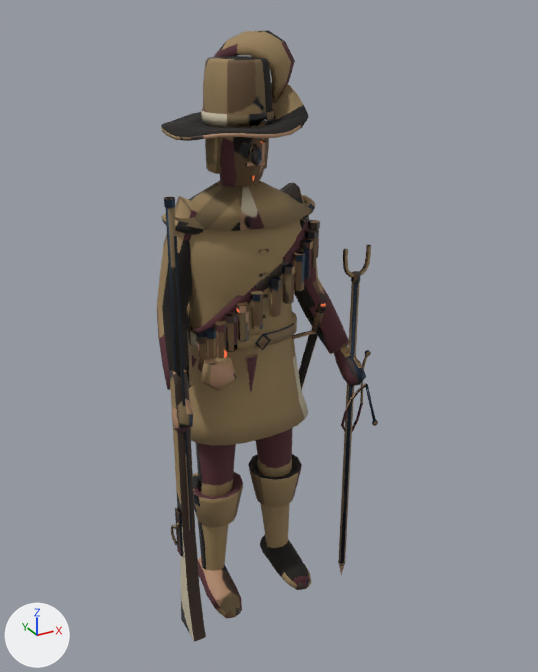
Two versions of the Blender file Assets/Models/ArtBible/Enemies/Powder/Musketeer/Musketeer.blend, one commit apart.
Rendered twice from a 50 mm camera at (-1.037, -2.073, 2.026) aimed at (0.084, -0.034, 1.007). Arrows for +X, +Y and +Z are at lower left; the lights stay in place. The first picture is the older version.

In view in the first picture: 'Musketeer'.
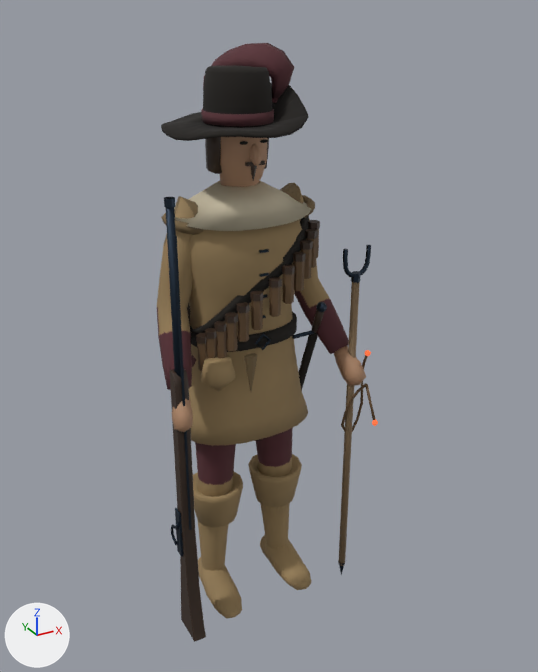
Edits to the scene script, one JSON object a line:
```json
{"block": "me_musketeer", "where": "# used by ob_musketeer; location = (0.0, 0.0, 0.0)"}
{"op": "remove", "block": "me_musketeer", "code": "me_musketeer.from_pydata(...)  # 2847 vertices, 2611 faces; spans x -0.34..0.38, y -0.32..0.3, z 0.0..1.97"}
{"op": "add", "block": "me_musketeer", "code": "me_musketeer.from_pydata(...)  # 2847 vertices, 2611 faces; spans x -0.34..0.38, y -0.32..0.3, z 0.0..1.93"}
{"block": "me_musketeer", "change": "me_musketeer part 1"}
{"block": "me_musketeer", "change": "3 vertices are removed from x 0.06..0.09, y -0.05..-0.03, z 1.83..1.89"}
{"block": "me_musketeer", "change": "16 faces are deleted"}
{"block": "me_musketeer", "change": "56 vertices in x -0.1..0.15, y -0.1..0.17, z 1.82..1.91 move by (0.0, 0.0, -0.02)"}
{"block": "me_musketeer", "change": "18 vertices in x -0.02..0.15, y -0.05..0.13, z 1.89..1.96 move by (0.0, 0.0, -0.03)"}
{"block": "me_musketeer", "change": "6 vertices in x 0.0..0.17, y -0.04..0.16, z 1.82..1.89 move by (0.0, 0.0, -0.01)"}
{"block": "me_musketeer", "change": "7 vertices move from x 0.08..0.13, y -0.03..0.03, z 1.83..1.97 to x 0.06..0.12, y -0.05..0.04, z 1.82..1.93"}
{"block": "me_musketeer", "change": "3 vertices are added at (0.09, -0.03, 1.8), (0.08, -0.03, 1.86), (0.08, -0.03, 1.87)"}
{"block": "me_musketeer", "change": "16 new faces join them"}
{"block": "me_musketeer", "change": "me_musketeer part 2: 2103 kept faces spanning x -0.34..0.38, y -0.32..0.3, z 0.0..1.93 get new texture (UV) coordinates"}
```

What differs and where, as boxes [x1, y1, x2, y2] in the pictures (538 x 672 px; the box of a moved part takes in the faces that stretch with it):
```json
{"object": "Musketeer", "change": "reshaped", "before": [157, 30, 378, 642], "after": [157, 43, 378, 642]}
{"part": 1, "of": "me_musketeer", "change": "moved or reshaped", "before": [203, 30, 295, 114], "after": [203, 43, 294, 114]}
{"part": 2, "of": "me_musketeer", "change": "surface changed", "before": [161, 30, 378, 640], "after": [161, 43, 378, 640]}
```
